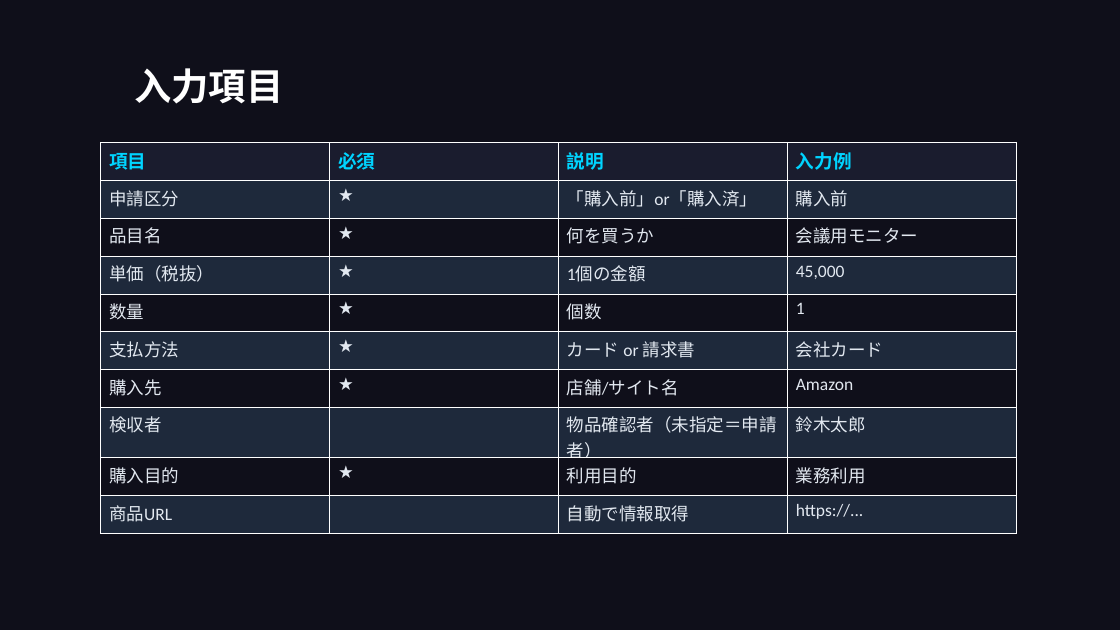
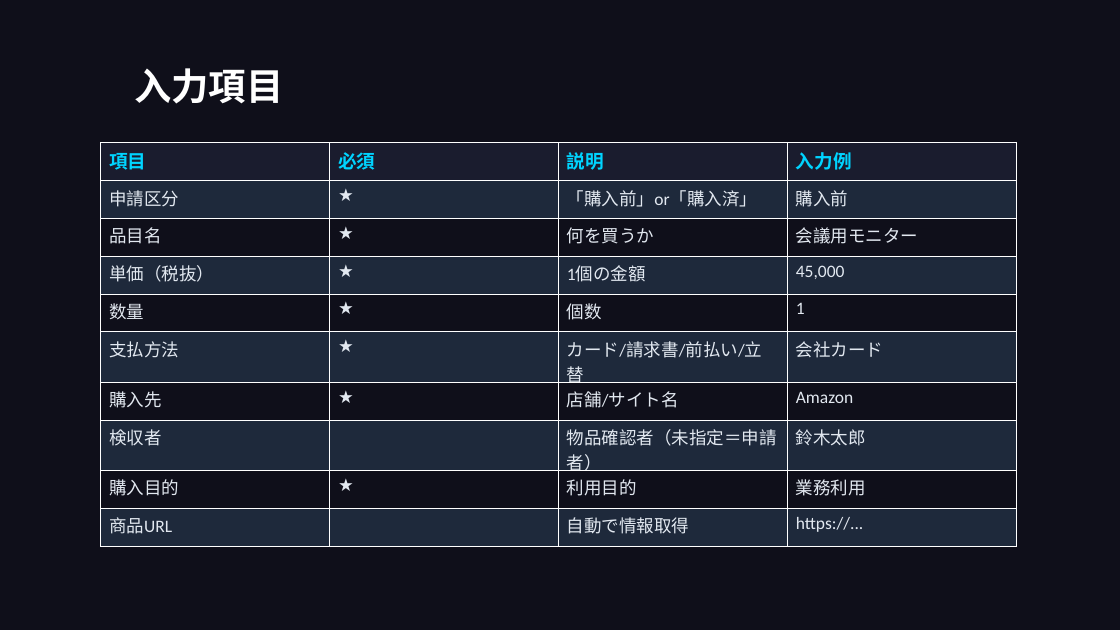
Before and after one commit to takeshiizawa123/next-procurement-poc, a slide deck: slide 10 of docs/user-manual.pptx. Drawn at 1120x630 pixels with LibreOffice and Linux fonts; fonts in the diff are those of the drawing. Boxes give left, top, right and bottom in pixels: in the first picture for what was removed or moved away, otherwise in the second. Text is boxed around its words. In the diff, an @@ line names an element or a change of style, - is before the commit and + after.

```diff
--- a/docs/user-manual.pptx
+++ b/docs/user-manual.pptx
@@ table at (101, 143, 1018, 538) @@
-row 6, column 3: カード or 請求書
+row 6, column 3: カード/請求書/前払い/立替
```
Also in this commit, not shown: 3 other slides changed, 2 slides added, 5 other files.
